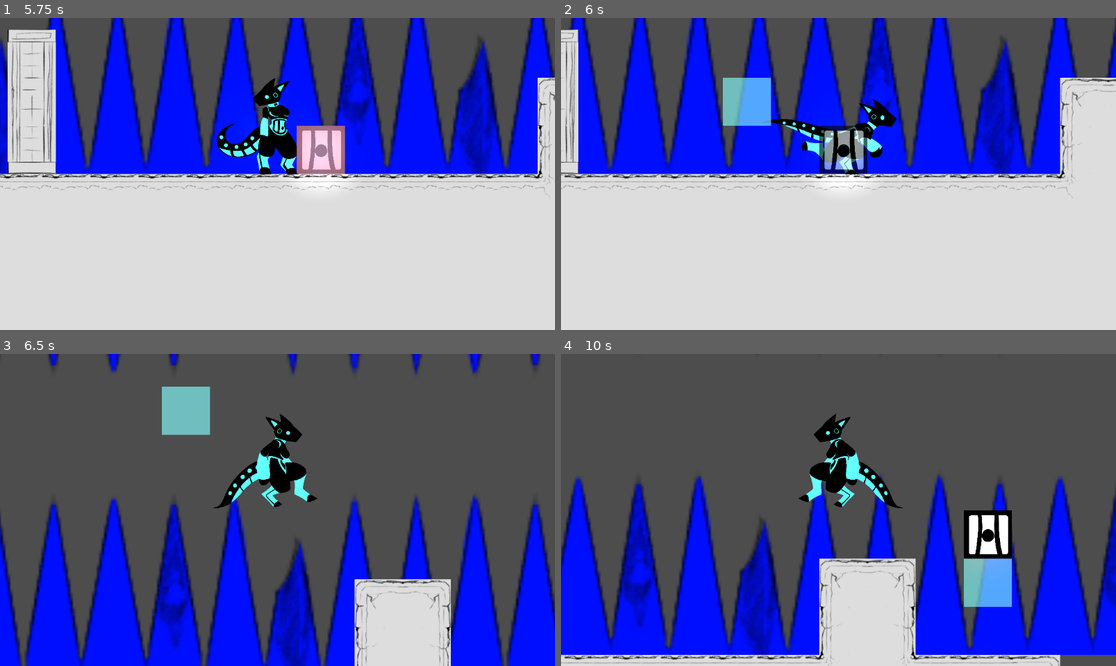
Above: before the commit, frames 1-4 (two rows, left to right).
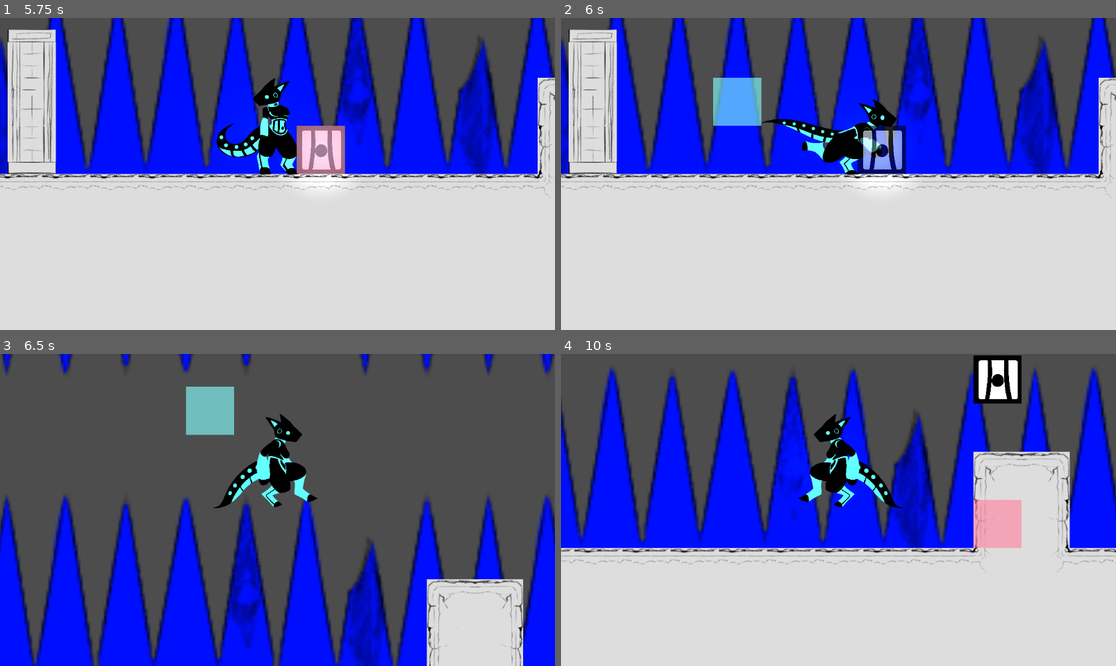
Above: after the commit, the same moments.

Repository: scales-in-git/TeamTime
Game: Godot game, scene res://Scenes/Levels/Debug/DebugLevel.tscn
Same seed, same stepped clock (60 frames per second), same inputs: the game is played once before the commit and once after it. The project has no main scene, so this scene is started directly.
Inputs (mouse positions are in pixels of both pictures, inside the frame that each line leads up to):
- Up to frame 1 (5.75 s): tap Enter (ui_accept) at 0.5 s; move the mouse to (399, 158) at 0.52 s; hold D (player_right) 0.53-1.28 s; hold Right mouse button (player_block_delete) 0.53-1.28 s; click (399, 158) at 0.67 s; tap Space (player_jump) at 0.77, 1.52, 3.02, 3.77, 4.52 s; move the mouse to (166, 189) at 1.27 s; hold S 1.28-2.03 s; click (166, 189) at 1.35 s; move the mouse to (333, 105) at 2.02 s; hold D (player_right) 2.03-2.78 s; hold Q (player_delete_all) 2.03-2.78 s; move the mouse to (249, 236) at 2.77 s; hold W (player_up) 2.78-3.53 s; tap E (player_interact) at 2.85 s; click (249, 236) at 2.92 s; move the mouse to (444, 220) at 3.52 s; hold F 3.53-4.28 s; hold A (player_left) 3.53-5.03 s; move the mouse to (111, 127) at 4.27 s; right-click (111, 127) at 4.35 s; move the mouse to (305, 174) at 5.02 s; press the mouse at (305, 174) at 5.03 s; hold S from 5.03 s (still down)
- Up to frame 2 (6 s): tap Enter (ui_accept) at 5.75 s; move the mouse to (755, 96) at 5.77 s; release S at 5.78 s; release the mouse at (755, 96) at 5.78 s; hold D (player_right) from 5.78 s (still down); tap Q (player_delete_all) at 5.85 s
- Up to frame 3 (6.5 s): keep holding D (player_right); tap Space (player_jump) at 6.02 s
- Up to frame 4 (10 s): move the mouse to (960, 494) at 6.52 s; release D (player_right) at 6.53 s; hold W (player_up) 6.53-7.28 s; hold E (player_interact) 6.53-7.28 s; tap Space (player_jump) at 6.77, 7.52, 9.02, 9.77 s; move the mouse to (727, 525) at 7.27 s; hold D (player_right) 7.28-8.03 s; tap F at 7.35 s; click (727, 525) at 7.42 s; move the mouse to (894, 441) at 8.02 s; hold S 8.03-8.78 s; hold Right mouse button (player_block_delete) 8.03-8.78 s; tap Enter (ui_accept) at 8.75 s; move the mouse to (810, 572) at 8.77 s; hold A (player_left) 8.78-9.53 s; click (810, 572) at 8.85 s; move the mouse to (1005, 556) at 9.52 s; hold W (player_up) from 9.53 s (still down); hold Q (player_delete_all) from 9.53 s (still down); click (1005, 556) at 9.67 s

Frame 1 is identical in both runs. In frame 2, 36% of the frame differs, in the area x 0-100%, y 0-58%; in frame 3, 34%; in frame 4, 65%, in the area x 0-100%, y 0-100%.

Commit message:
added the 30 to it

Diff:
--- a/Scenes/Characters/Player/Block/PlacedBlock.tscn
+++ b/Scenes/Characters/Player/Block/PlacedBlock.tscn
@@ -106,8 +106,8 @@
 size = Vector2(100, 100)
 
 [node name="PlacedBlock" type="StaticBody2D"]
-collision_layer = 3
-collision_mask = 3
+collision_layer = 536870915
+collision_mask = 536870915
 script = ExtResource("1_2xe80")
 
 [node name="LightOccluder" type="LightOccluder2D" parent="."]
